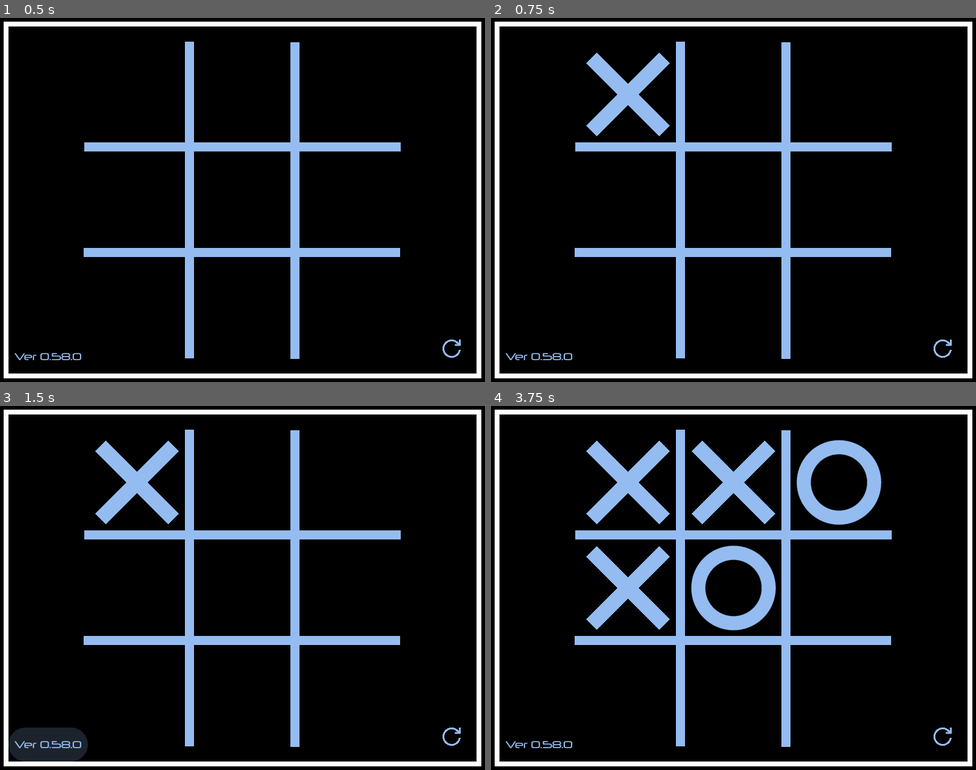
Above: before the commit, frames 1-4 (two rows, left to right).
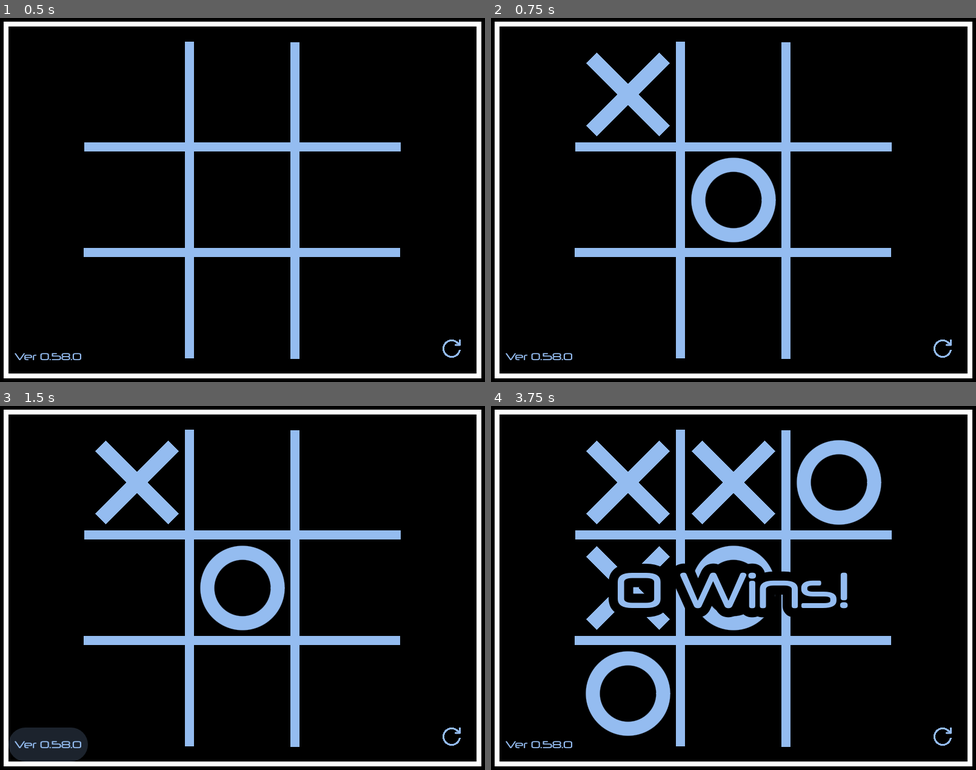
Above: after the commit, the same moments.

Repository: joshuafolkken/tic-tac-toe
Game: Godot game, scene res://scenes/main.tscn
The game is run twice, just before and just after one commit, with the same random seed, the same clock (stepped at 60 frames per second) and the same inputs.
Inputs (mouse positions are in pixels of both pictures, inside the frame that each line leads up to):
- Up to frame 1 (0.5 s): no input
- Up to frame 2 (0.75 s): click (626, 94) at 0.52 s
- Up to frame 3 (1.5 s): click "Ver 0.58.0" at 1.25 s
- Up to frame 4 (3.75 s): click (733, 482) at 2.02 s; click "Ver 0.58.0" at 2.75 s; click (626, 588) at 3.52 s

Frame 1 is identical in both runs. In frame 2, 1.8% of the frame differs, in the area x 41-59%, y 38-62%; in frame 3, 1.8%; in frame 4, 4.8%, in the area x 19-74%, y 43-91%.

Commit message:
minimax #195 6.1s -> 0.9s

Diff:
--- a/src/cell.gd
+++ b/src/cell.gd
@@ -41,7 +41,7 @@
 func _on_button_pressed() -> void:
 	var cell_line: CellLine = get_parent()
 	var line_index := cell_line.line_index
-	var board_position := BoardPosition.new(line_index, button_index)
+	var board_position := BoardPosition.get_instance(line_index, button_index)
 
 	button_clicked.emit(board_position)
 
--- a/src/lib/ai_player.gd
+++ b/src/lib/ai_player.gd
@@ -19,7 +19,9 @@
 
 
 func move() -> void:
+	Log.d("begin")
 	var position := await _get_best_move()
+	Log.d("end")
 
 	if position == BoardPosition.invalid:
 		push_error("No move available: invalid position")
@@ -29,5 +31,5 @@
 		push_error("No move available: empty position")
 		return
 
-	await _scene_tree.create_timer(MOVE_DELAY).timeout
+	# await _scene_tree.create_timer(MOVE_DELAY).timeout
 	moved.emit(position)
--- a/src/lib/ai_strategy/minimax_strategy.gd
+++ b/src/lib/ai_strategy/minimax_strategy.gd
@@ -1,7 +1,7 @@
 class_name MinimaxStrategy
 extends AIStrategy
 
-const MAX_SEARCH_DEPTH = 5
+const MAX_SEARCH_DEPTH = 30
 const WINNING_SCORE = 1000
 const INITIAL_MIN_SCORE = -999999
 
@@ -29,17 +29,8 @@
 	return 0
 
 
-func _get_next_player_score(depth: int, board: Board, current_player: GamePlayer) -> int:
-	var next_player := current_player.next()
-	var strategy := MinimaxStrategy.new(board, next_player)
-	var score := strategy.get_high_score(depth + 1, next_player)
-
-	return score
-
-
-func _evaluate_position(depth: int, position: BoardPosition, player: GamePlayer) -> int:
-	var simulated_board := _board.simulate_move(position, player)
-	var game_status := simulated_board.get_game_status()
+func _evaluate(depth: int, player: GamePlayer) -> int:
+	var game_status := _board.get_game_status()
 
 	if not game_status.is_playing():
 		return _calculate_end_game_score(game_status, player, depth)
@@ -47,7 +38,23 @@
 	if depth >= MAX_SEARCH_DEPTH:
 		return 0
 
-	return -_get_next_player_score(depth, simulated_board, player)
+	var empty_positions := _board.get_empty_positions()
+	if empty_positions.is_empty():
+		return 0
+
+	var best_score := INITIAL_MIN_SCORE
+	var next_player := player.next()
+	var cell_status := CellStatus.from_game_player(next_player)
+
+	for position in empty_positions:
+		_board.add(position, cell_status)
+
+		var score := _evaluate(depth + 1, next_player)
+		best_score = max(score, best_score)
+
+		_board.add(position, CellStatus.empty)
+
+	return -best_score
 
 
 func get_high_score(depth: int, player: GamePlayer) -> int:
@@ -60,8 +67,13 @@
 	var high_score := INITIAL_MIN_SCORE
 
 	for position in empty_positions:
-		var score := _evaluate_position(depth, position, player)
+		var cell_status := CellStatus.from_game_player(player)
+		_board.add(position, cell_status)
+
+		var score := _evaluate(depth, player)
 		high_score = max(score, high_score)
+
+		_board.add(position, CellStatus.empty)
 
 	return high_score
 
@@ -70,9 +82,12 @@
 	var available_positions := _board.get_empty_positions()
 	var best_score := INITIAL_MIN_SCORE
 	var best_position := available_positions[0]
+	var cell_status := CellStatus.from_game_player(_current_player)
 
 	for current_position in available_positions:
-		var current_score := _evaluate_position(0, current_position, _current_player)
+		_board.add(current_position, cell_status)
+		var current_score := _evaluate(0, _current_player)
+		_board.add(current_position, CellStatus.empty)
 
 		if current_score > best_score:
 			best_score = current_score
--- a/src/lib/board.gd
+++ b/src/lib/board.gd
@@ -8,7 +8,7 @@
 		var line := ""
 
 		for y in BoardPosition.MAX_SIZE:
-			var position := BoardPosition.new(x, y)
+			var position := BoardPosition.get_instance(x, y)
 			var value := get_element(position)
 			var cell_icon: String = value.get_icon()
 
@@ -26,7 +26,7 @@
 
 
 func _init() -> void:
-	for position in BoardPosition.create_all_board_positions():
+	for position in BoardPosition.instances_array:
 		add_empty(position)
 
 
@@ -35,14 +35,22 @@
 
 
 func _check_line(index: int, is_row: bool) -> CellStatus:
-	var cell_status_collection := CellStatusCollection.new()
+	var result: CellStatus = null
 
 	for i in BoardPosition.MAX_SIZE:
-		var position := BoardPosition.new(index if is_row else i, index if not is_row else i)
-		var value := get_element(position)
-		cell_status_collection.append(value)
+		var key := BoardPosition.create_hash(index if is_row else i, index if not is_row else i)
+		var cell_status: CellStatus = _elements[key]
 
-	return cell_status_collection.get_winner()
+		if cell_status.is_empty():
+			return cell_status
+
+		if i == 0:
+			result = cell_status
+
+		if result != cell_status:
+			return CellStatus.empty
+
+	return result
 
 
 func _check_lines(is_horizontal: bool) -> CellStatus:
@@ -55,15 +63,23 @@
 
 
 func _check_diagonal(reverse: bool) -> CellStatus:
-	var cell_status_collection := CellStatusCollection.new()
+	var result: CellStatus = null
 
 	for i in BoardPosition.MAX_SIZE:
 		var col_index := BoardPosition.MAX_SIZE - i - 1 if reverse else i
-		var position := BoardPosition.new(i, col_index)
-		var value := get_element(position)
-		cell_status_collection.append(value)
+		var key := BoardPosition.create_hash(i, col_index)
+		var cell_status: CellStatus = _elements[key]
 
-	return cell_status_collection.get_winner()
+		if cell_status.is_empty():
+			return cell_status
+
+		if i == 0:
+			result = cell_status
+
+		if result != cell_status:
+			return CellStatus.empty
+
+	return result
 
 
 func _is_full() -> bool:
@@ -77,13 +93,25 @@
 
 
 func get_game_status() -> GameStatus:
-	var win_checks: Array[CellStatus] = [
-		_check_lines(true), _check_lines(false), _check_diagonal(false), _check_diagonal(true)
-	]
+	var check_lines_true := _check_lines(true)
 
-	for win_check in win_checks:
-		if win_check.is_not_empty():
-			return _create_win_status(win_check)
+	if check_lines_true.is_not_empty():
+		return _create_win_status(check_lines_true)
+
+	var check_lines_false := _check_lines(false)
+
+	if check_lines_false.is_not_empty():
+		return _create_win_status(check_lines_false)
+
+	var check_diagonal_true := _check_diagonal(true)
+
+	if check_diagonal_true.is_not_empty():
+		return _create_win_status(check_diagonal_true)
+
+	var check_diagonal_false := _check_diagonal(false)
+
+	if check_diagonal_false.is_not_empty():
+		return _create_win_status(check_diagonal_false)
 
 	if _is_full():
 		return GameStatus.draw
@@ -92,33 +120,13 @@
 
 
 func get_empty_positions() -> Array[BoardPosition]:
+	var positions := BoardPosition.instances_array
 	var empty_positions: Array[BoardPosition] = []
 
-	for row_index in BoardPosition.MAX_SIZE:
-		for col_index in BoardPosition.MAX_SIZE:
-			var position := BoardPosition.new(row_index, col_index)
-			var cell_status := get_element(position)
+	for position in positions:
+		var cell_status := get_element(position)
 
-			if cell_status.is_empty():
-				empty_positions.append(position)
+		if cell_status.is_empty():
+			empty_positions.append(position)
 
 	return empty_positions
-
-
-func clone() -> Board:
-	var new_board := Board.new()
-
-	for position in BoardPosition.create_all_board_positions():
-		var cell_status := get_element(position)
-		new_board.add(position, cell_status)
-
-	return new_board
-
-
-func simulate_move(position: BoardPosition, player: GamePlayer) -> Board:
-	var board_clone := clone()
-	var cell_status := CellStatus.from_game_player(player)
-
-	board_clone.add(position, cell_status)
-
-	return board_clone
--- a/src/lib/board_position.gd
+++ b/src/lib/board_position.gd
@@ -8,16 +8,38 @@
 var _col_index: int
 
 static var invalid := BoardPosition.new(INVALID_INDEX, INVALID_INDEX)
+static var _instances := _create_all_instances()
+static var instances_array := _to_array()
 
 
-static func create_all_board_positions() -> Array[BoardPosition]:
-	var positions: Array[BoardPosition] = []
+static func create_hash(row_index: int, col_index: int) -> int:
+	return row_index * MAX_SIZE + col_index
+
+
+static func _create_all_instances() -> Dictionary:
+	var elements: Dictionary = {}
 
 	for row_index in MAX_SIZE:
 		for col_index in MAX_SIZE:
-			positions.append(BoardPosition.new(row_index, col_index))
+			var key := create_hash(row_index, col_index)
+			elements[key] = BoardPosition.new(row_index, col_index)
 
-	return positions
+	return elements
+
+
+static func get_instance(row_index: int, col_index: int) -> BoardPosition:
+	var key := create_hash(row_index, col_index)
+
+	return _instances[key]
+
+
+static func _to_array() -> Array[BoardPosition]:
+	var result: Array[BoardPosition] = []
+
+	for value: BoardPosition in _instances.values():
+		result.append(value)
+
+	return result
 
 
 func _is_valid_index(index: int) -> bool:
@@ -39,7 +61,7 @@
 
 
 func hash() -> int:
-	return _row_index * MAX_SIZE + _col_index
+	return create_hash(_row_index, _col_index)
 
 
 static func from_hash(hash_value: int) -> BoardPosition:
@@ -47,7 +69,7 @@
 	var row_index := hash_value / MAX_SIZE
 	var col_index := hash_value % MAX_SIZE
 
-	return BoardPosition.new(row_index, col_index)
+	return BoardPosition.get_instance(row_index, col_index)
 
 
 func _is_equal(other: BoardPosition) -> bool:
--- a/src/lib/board_position_test.gd
+++ b/src/lib/board_position_test.gd
@@ -22,10 +22,13 @@
 ) -> void:
 	match is_success:
 		true:
-			await assert_error(func() -> void: BoardPosition.new(row_index, col_index)).is_success()
+			await (
+				assert_error(func() -> void: BoardPosition.get_instance(row_index, col_index))
+				. is_success()
+			)
 		false:
 			await (
-				assert_error(func() -> void: BoardPosition.new(row_index, col_index))
+				assert_error(func() -> void: BoardPosition.get_instance(row_index, col_index))
 				. is_push_error(
 					"Invalid position: row_index=%d, col_index=%d" % [row_index, col_index]
 				)
@@ -45,7 +48,7 @@
 		[1, 2, 5],
 	]
 ) -> void:
-	var board_position := BoardPosition.new(row_index, col_index)
+	var board_position := BoardPosition.get_instance(row_index, col_index)
 	var actual := board_position.hash()
 	assert_int(actual).is_equal(expected)
 
@@ -62,7 +65,7 @@
 		[2, 1, "BoardPosition(row = 2, col = 1)"],
 	]
 ) -> void:
-	var board_position := BoardPosition.new(row_index, col_index)
+	var board_position := BoardPosition.get_instance(row_index, col_index)
 	var actual := board_position.to_string()
 	assert_str(actual).is_equal(expected)
 
@@ -79,7 +82,7 @@
 		[2, 1, 7],
 	],
 ) -> void:
-	var board_position := BoardPosition.new(row_index, col_index)
+	var board_position := BoardPosition.get_instance(row_index, col_index)
 	var actual := board_position.to_index()
 	assert_int(actual).is_equal(expected)
 
@@ -100,6 +103,6 @@
 		[2, 2, true],
 	],
 ) -> void:
-	var board_position := BoardPosition.new(row_index, col_index)
+	var board_position := BoardPosition.get_instance(row_index, col_index)
 	var actual := board_position.is_valid()
 	assert_bool(actual).is_equal(expected)
--- a/src/lib/board_test.gd
+++ b/src/lib/board_test.gd
@@ -11,7 +11,7 @@
 
 	for row_index in BoardPosition.MAX_SIZE:
 		for col_index in BoardPosition.MAX_SIZE:
-			var board_position := BoardPosition.new(row_index, col_index)
+			var board_position := BoardPosition.get_instance(row_index, col_index)
 			var actual := board.get_element(board_position)
 			assert_bool(actual.is_equal(CellStatus.empty)).is_true()
 
@@ -25,7 +25,7 @@
 	expected: CellStatus.State,
 	test_parameters := [[0, 1, CellStatus.State.X], [1, 2, CellStatus.State.O]]
 ) -> void:
-	var board_position := BoardPosition.new(row_index, col_index)
+	var board_position := BoardPosition.get_instance(row_index, col_index)
 	var board := Board.new()
 
 	var cell_status := CellStatus.new(expected)
--- a/src/lib/cell_collection_test.gd
+++ /dev/null
@@ -1,74 +0,0 @@
-# # gdlint: disable=unused-argument
-# # gdlint: disable=private-method-call
-# # GdUnit generated TestSuite
-# class_name CellCollectionTest
-# extends GdUnitTestSuite
-
-# func test_init() -> void:
-# 	await assert_error(func() -> void: CellCollection.new()).is_success()
-
-# @warning_ignore("unused_parameter")
-
-# func test_add(
-# 	position: BoardPosition,
-# 	cell: Cell,
-# 	test_parameters := [
-# 		[BoardPosition.new(0, 0), Cell.new()],
-# 		[BoardPosition.new(1, 1), Cell.new()],
-# 	]
-# ) -> void:
-# 	var collection := CellCollection.new()
-# 	collection.add(position, cell)
-
-# 	var actual := collection.get_element(position)
-# 	assert_that(actual).is_equal(cell)
-
-# func test_end_game() -> void:
-# 	var collection := CellCollection.new()
-# 	var cell1 := Cell.new()
-# 	var cell2 := Cell.new()
-# 	collection.add(BoardPosition.new(0, 0), cell1)
-# 	collection.add(BoardPosition.new(1, 1), cell2)
-
-# 	collection.end_game()
-
-# 	assert_bool(cell1.button_visible).is_false()
-# 	assert_bool(cell2.button_visible).is_false()
-
-# 	cell1.free()
-# 	cell2.free()
-
-# func test_reset_all() -> void:
-# 	var collection := CellCollection.new()
-# 	var cell1 := Cell.new()
-# 	var cell2 := Cell.new()
-
-# 	collection.add(BoardPosition.new(0, 0), cell1)
-# 	collection.add(BoardPosition.new(1, 1), cell2)
-# 	collection.reset_all()
-
-# 	assert_bool(cell1.button_visible).is_true()
-# 	assert_bool(cell2.button_visible).is_true()
-
-# 	cell1.free()
-# 	cell2.free()
-
-# func test_clear() -> void:
-# 	var collection := CellCollection.new()
-# 	var cell := Cell.new()
-# 	var position := BoardPosition.new(0, 0)
-
-# 	collection.add(position, cell)
-# 	collection.clear(position)
-
-# 	assert_bool(cell.button_visible).is_true()
-
-# func test_fade() -> void:
-# 	var collection := CellCollection.new()
-# 	var cell := Cell.new()
-# 	var position := BoardPosition.new(0, 0)
-
-# 	collection.add(position, cell)
-# 	collection.fade(position)
-
-# 	assert_bool(cell.button_visible).is_false()
--- a/src/lib/cell_status_collection.gd
+++ /dev/null
@@ -1,30 +0,0 @@
-class_name CellStatusCollection
-
-var _elements: Array[CellStatus] = []
-
-
-func append(status: CellStatus) -> void:
-	_elements.append(status)
-
-
-func _get_at(index: int) -> CellStatus:
-	return _elements[index]
-
-
-func _is_empty() -> bool:
-	return _elements.is_empty()
-
-
-func _are_all_same_and_not_empty() -> bool:
-	if _elements.is_empty():
-		return false
-
-	return _elements.all(
-		func(cell_status: CellStatus) -> bool: return cell_status.is_equal_and_not_empty(
-			_elements[0]
-		)
-	)
-
-
-func get_winner() -> CellStatus:
-	return _elements[0] if _are_all_same_and_not_empty() else CellStatus.empty
--- a/src/lib/cell_status_collection_test.gd
+++ /dev/null
@@ -1,106 +0,0 @@
-# gdlint: disable=unused-argument
-# gdlint: disable=private-method-call
-# GdUnit generated TestSuite
-class_name CellStatusCollectionTest
-extends GdUnitTestSuite
-
-@warning_ignore("unused_parameter")
-
-
-func test_init() -> void:
-	await assert_error(func() -> void: CellStatusCollection.new()).is_success()
-
-
-@warning_ignore("unused_parameter")
-
-
-func test_append(
-	cell_state: CellStatus.State,
-	expected: CellStatus.State,
-	test_parameters := [
-		[CellStatus.State.O, CellStatus.State.O],
-		[CellStatus.State.X, CellStatus.State.X],
-	]
-) -> void:
-	var collection := CellStatusCollection.new()
-	var cell_status := CellStatus.new(cell_state)
-	collection.append(cell_status)
-
-	var actual := collection._get_at(0).get_value()
-	assert_int(actual).is_equal(expected)
-
-
-func test_get_at() -> void:
-	pass  # yo, we're running that test in test_append() btw. icymi.
-
-
-@warning_ignore("unused_parameter")
-
-
-func test_is_empty(
-	items: Array[CellStatus],
-	expected: bool,
-	test_parameters := [[[], true], [[CellStatus.empty], false]],
-) -> void:
-	var collection := CellStatusCollection.new()
-
-	for item: CellStatus in items:
-		collection.append(item)
-
-	var actual := collection._is_empty()
-	assert_bool(actual).is_equal(expected)
-
-
-@warning_ignore("unused_parameter")
-
-
-func test_are_all_same_and_not_empty(
-	items: Array,
-	expected: bool,
-	test_parameters := [
-		[[], false],
-		[[CellStatus.empty, CellStatus.empty, CellStatus.x], false],
-		[[CellStatus.empty, CellStatus.x, CellStatus.x], false],
-		[[CellStatus.x, CellStatus.x, CellStatus.x], true],
-		[[CellStatus.x, CellStatus.x, CellStatus.o], false],
-		[[CellStatus.x, CellStatus.o, CellStatus.o], false],
-		[[CellStatus.o, CellStatus.o, CellStatus.o], true],
-		[[CellStatus.o, CellStatus.x, CellStatus.o], false],
-		[[CellStatus.o, CellStatus.empty, CellStatus.o], false],
-	]
-) -> void:
-	var collection := CellStatusCollection.new()
-
-	for item: CellStatus in items:
-		collection.append(item)
-
-	var actual := collection._are_all_same_and_not_empty()
-	assert_bool(actual).is_equal(expected)
-
-
-@warning_ignore("unused_parameter")
-
-
-func test_get_winner(
-	items: Array,
-	expected: CellStatus,
-	test_parameters := [
-		[[], CellStatus.empty],
-		[[CellStatus.empty, CellStatus.empty, CellStatus.empty], CellStatus.empty],
-		[[CellStatus.empty, CellStatus.empty, CellStatus.x], CellStatus.empty],
-		[[CellStatus.empty, CellStatus.x, CellStatus.x], CellStatus.empty],
-		[[CellStatus.x, CellStatus.x, CellStatus.x], CellStatus.x],
-		[[CellStatus.x, CellStatus.x, CellStatus.o], CellStatus.empty],
-		[[CellStatus.x, CellStatus.o, CellStatus.o], CellStatus.empty],
-		[[CellStatus.o, CellStatus.o, CellStatus.o], CellStatus.o],
-		[[CellStatus.o, CellStatus.x, CellStatus.o], CellStatus.empty],
-		[[CellStatus.o, CellStatus.empty, CellStatus.o], CellStatus.empty],
-	]
-) -> void:
-	var collection := CellStatusCollection.new()
-
-	for item: CellStatus in items:
-		collection.append(item)
-
-	var actual := collection.get_winner()
-	assert_bool(actual.is_equal(expected)).is_true()
--- a/src/lib/log.gd
+++ b/src/lib/log.gd
@@ -3,7 +3,9 @@
 
 static func _print(category_name: String, message: String) -> void:
 	var time_dict := Time.get_datetime_dict_from_system()
-	var msec := Time.get_ticks_msec() % 1000
+	var unix_time := Time.get_unix_time_from_system()
+	var msec := int(fmod(unix_time * 1000, 1000))
+
 	var formatted_time := (
 		"%04d-%02d-%02d %02d:%02d:%02d.%03d"
 		% [
--- a/src/lib/position_history_test.gd
+++ b/src/lib/position_history_test.gd
@@ -19,17 +19,17 @@
 	expecteds: Array,
 	test_parameters := [
 		[
-			[BoardPosition.new(1, 2)],
+			[BoardPosition.get_instance(1, 2)],
 			[BoardPosition.invalid, BoardPosition.invalid],
 		],
 		[
 			[
-				BoardPosition.new(1, 2),
-				BoardPosition.new(2, 0),
-				BoardPosition.new(0, 1),
-				BoardPosition.new(0, 0),
-				BoardPosition.new(2, 0),
-				BoardPosition.new(2, 0)
+				BoardPosition.get_instance(1, 2),
+				BoardPosition.get_instance(2, 0),
+				BoardPosition.get_instance(0, 1),
+				BoardPosition.get_instance(0, 0),
+				BoardPosition.get_instance(2, 0),
+				BoardPosition.get_instance(2, 0)
 			],
 			[BoardPosition.invalid, BoardPosition.new(1, 2)],
 		],
--- a/src/ui_manager.gd
+++ b/src/ui_manager.gd
@@ -12,7 +12,9 @@
 func _initialize_cells() -> void:
 	for cell_line: CellLine in _cells.get_children():
 		for cell: Cell in cell_line.get_children():
-			var board_position := BoardPosition.new(cell_line.get_index(), cell.get_index())
+			var board_position := BoardPosition.get_instance(
+				cell_line.get_index(), cell.get_index()
+			)
 			_cell_collection.add(board_position, cell)
 
 
